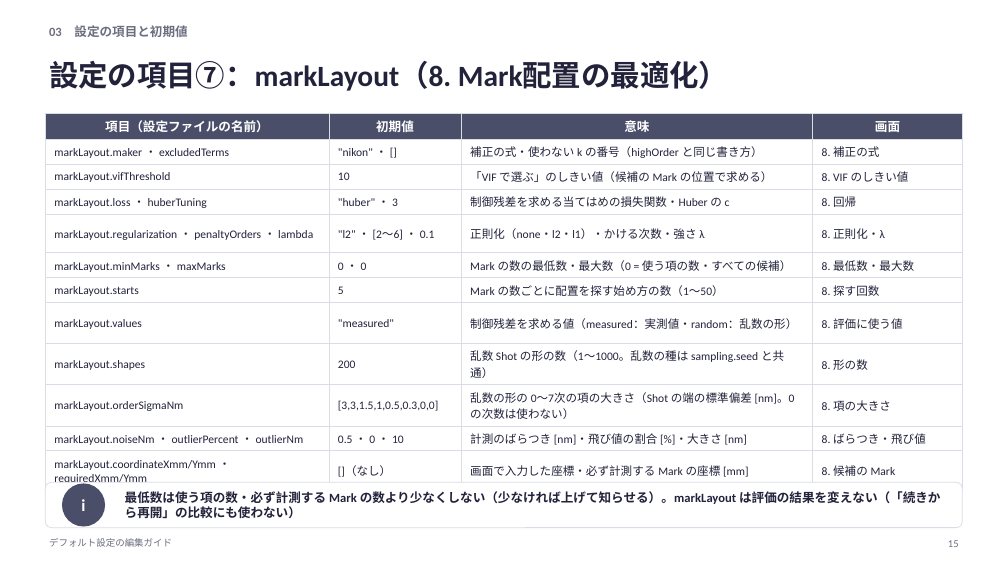
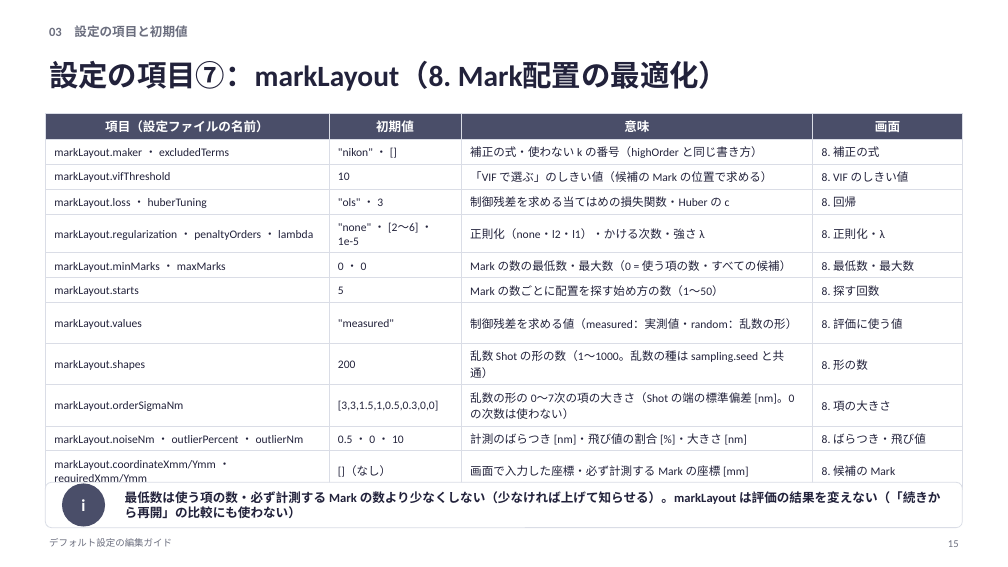
Before and after one commit to rsakamoto-0824/alignment-estimation-benchmark, a slide deck: slide 15 of matlab_app/docs/defaults_guide/デフォルト設定の編集ガイド.pptx. Drawn at 1008x567 pixels with LibreOffice and Linux fonts; fonts in the diff are those of the drawing. Boxes give left, top, right and bottom in pixels: in the first picture for what was removed or moved away, otherwise in the second. Text is boxed around its words. In the diff, an @@ line names an element or a change of style, - is before the commit and + after.

```diff
--- a/matlab_app/docs/defaults_guide/デフォルト設定の編集ガイド.pptx
+++ b/matlab_app/docs/defaults_guide/デフォルト設定の編集ガイド.pptx
@@ table at [45, 113, 963, 490] @@
@@ row 4, column 2: ""huber" ・ 3" to ""ols" ・ 3" @@
@@ row 5, column 2: ""l2" ・ [2〜6] ・ 0.1" to ""none" ・ [2〜6] ・ 1e-5" @@
```
Also in this commit, not shown: 6 other slides changed, 44 other files.
